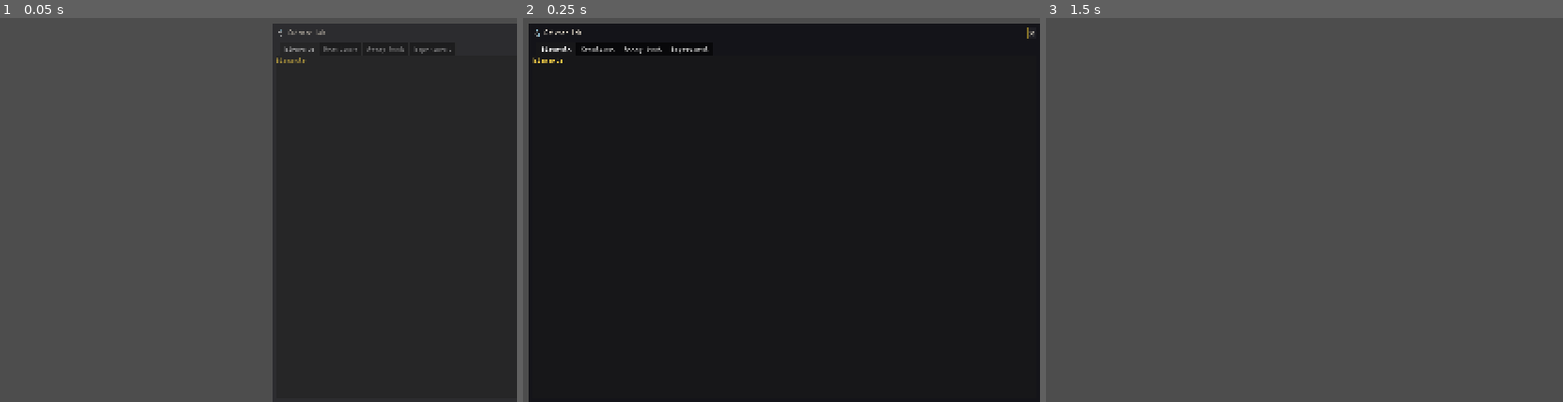
Above: before the commit, frames 1-3 (left to right).
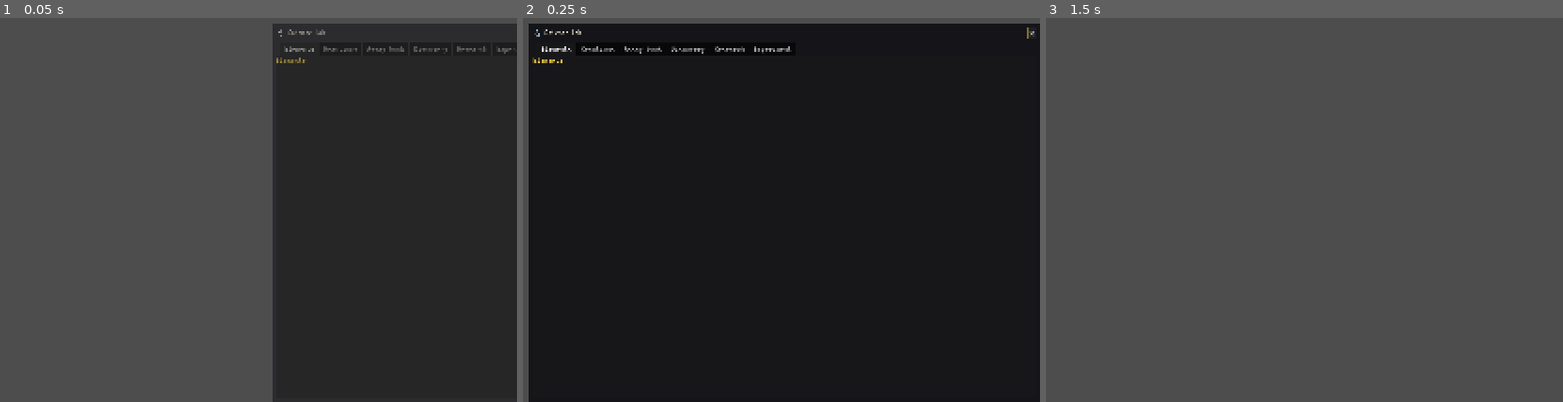
Above: after the commit, the same moments.

Repository: at6132/econ
Game: Godot game, scene res://scenes/panels/SciencePanel.tscn
Same seed, same stepped clock (60 frames per second), same inputs: the game is played once before the commit and once after it. This scene is started directly instead of the project's main scene.
Inputs (mouse positions are in pixels of both pictures, inside the frame that each line leads up to):
- Up to frame 1 (0.05 s): no input
- Up to frame 2 (0.25 s): no input
- Up to frame 3 (1.5 s): click "✕" at 0.5 s; tap Enter at 1.25 s; move the mouse to (1351, 167) at 1.27 s; hold W from 1.28 s (still down); tap K at 1.35 s; click (1351, 167) at 1.42 s

The runs differ from the first frame. In frame 1, 0.1% of the frame differs, in the area x 80-99%, y 7-10%; in frame 2, 0.2%, in the area x 28-52%, y 7-10%; in frame 3, nothing differs.

Commit message:
Add Godot Science panel tabs for research and discovery.
Wire research catalog, active projects, fabrication status, and discovery digest from the solo API into dedicated Research and Discovery tabs.

Co-authored-by: Cursor <cursoragent@cursor.com>

Diff:
--- a/realm_client/autoloads/API.gd
+++ b/realm_client/autoloads/API.gd
@@ -131,6 +131,52 @@
 
 func get_assay_book(cb: Callable, party: String = "player") -> void:
 	get_request("/assay/book?party=%s" % party.uri_encode(), cb)
+
+
+func get_research_catalog(cb: Callable, party: String = "player") -> void:
+	get_request("/research/catalog?party=%s" % party.uri_encode(), cb)
+
+
+func get_research_status(cb: Callable, party: String = "player") -> void:
+	get_request("/research/status?party=%s" % party.uri_encode(), cb)
+
+
+func start_research(node_id: String, cb: Callable, party: String = "player") -> void:
+	post_request(
+		"/research/start?party=%s&node_id=%s"
+		% [party.uri_encode(), node_id.uri_encode()],
+		{},
+		cb,
+	)
+
+
+func get_discovery_digest(cb: Callable, party: String = "player") -> void:
+	get_request("/discovery?party=%s" % party.uri_encode(), cb)
+
+
+func get_fabrication_status(cb: Callable, party: String = "player") -> void:
+	get_request("/fabrication/status?party=%s" % party.uri_encode(), cb)
+
+
+func get_buildable_recipes(cb: Callable, party: String = "player") -> void:
+	get_request("/fabrication/buildable-recipes?party=%s" % party.uri_encode(), cb)
+
+
+func set_workshop_focus(
+	plot_id: String,
+	recipe_id: String,
+	cb: Callable,
+	party: String = "player",
+) -> void:
+	post_request(
+		"/fabrication/workshop-focus",
+		{
+			"party": party,
+			"plot_id": plot_id,
+			"recipe_id": recipe_id,
+		},
+		cb,
+	)
 
 
 func deep_survey_plot(plot_id: String, cb: Callable, party: String = "player") -> void:
@@ -463,6 +509,14 @@
 	)
 
 
+func get_factory_machines(cb: Callable, party: String = "player") -> void:
+	get_request("/factory/machines?party=%s" % party.uri_encode(), cb)
+
+
+func design_custom_factory(body: Dictionary, cb: Callable) -> void:
+	post_request("/factory/design", body, cb)
+
+
 func validate_plot_schematic(plot_id: String, recipe_ids: Array, cb: Callable, party: String = "player") -> void:
 	post_request(
 		"/plots/%s/schematic/validate?party=%s" % [plot_id.uri_encode(), party.uri_encode()],
--- a/realm_client/autoloads/WorldState.gd
+++ b/realm_client/autoloads/WorldState.gd
@@ -105,6 +105,11 @@
 var recipes: Array = []
 var custom_recipes: Array = []
 var custom_materials: Array = [] # ``recipe_public_list()`` rows
+## From ``GET /world/player`` → ``discovery`` (capabilities, research, patents, custom authorship).
+var discovery_digest: Dictionary = {}
+var capability_ids: Array = []
+var max_blueprint_cells: int = 0
+var workshop_focuses: Dictionary = {}
 ## Server-backed production routing + warehouse replenish (``workflow_settings``).
 var workflow_settings: Dictionary = {}
 var building_catalog: Array = []
@@ -515,6 +520,14 @@
 	player_owned_reports = por if por is Array else []
 	var pa: Variant = data.get("price_alerts", [])
 	player_price_alerts = pa if pa is Array else []
+	var disc: Variant = data.get("discovery", {})
+	discovery_digest = disc if disc is Dictionary else {}
+	capability_ids = discovery_digest.get("capability_ids", [])
+	if capability_ids is not Array:
+		capability_ids = []
+	max_blueprint_cells = int(discovery_digest.get("max_blueprint_cells", 0))
+	var wfoc: Variant = discovery_digest.get("workshop_focuses", {})
+	workshop_focuses = wfoc if wfoc is Dictionary else {}
 	_update_time_from_tick()
 	player_updated.emit()
 	# DELIBERATELY does NOT emit world_updated — that signal triggers a
--- a/realm_client/scenes/panels/SciencePanel.gd
+++ b/realm_client/scenes/panels/SciencePanel.gd
@@ -10,6 +10,8 @@
 	_add_api_tab("Elements", func(cb): API.get_science_elements(cb))
 	_add_api_tab("Reactions", func(cb): API.get_science_reactions(cb))
 	add_tab(preload("res://scenes/panels/science/AssayBookTab.gd").new(), "Assay book")
+	add_tab(preload("res://scenes/panels/science/ScienceDiscoveryTab.gd").new(), "Discovery")
+	add_tab(preload("res://scenes/panels/science/ScienceResearchTab.gd").new(), "Research")
 	add_tab(preload("res://scenes/panels/science/ScienceExperimentTab.gd").new(), "Experiment")
 
 
--- /dev/null
+++ b/realm_client/scenes/panels/science/ScienceDiscoveryTab.gd
@@ -0,0 +1,66 @@
+extends VBoxContainer
+
+## Capabilities, patents, custom authorship, and research progress (open-ended progression).
+
+
+func _ready() -> void:
+	size_flags_vertical = Control.SIZE_EXPAND_FILL
+	var sc := PanelUI.make_scroll_list()
+	var list := PanelUI.list_inner(sc)
+	add_child(sc)
+	var hint := Label.new()
+	hint.autowrap_mode = TextServer.AUTOWRAP_WORD_SMART
+	hint.text = "Loading discovery…"
+	add_child(hint)
+	_refresh(list, hint)
+
+
+func _refresh(list: VBoxContainer, hint: Label) -> void:
+	API.get_discovery_digest(func(digest: Dictionary) -> void:
+		PanelUI.clear_children(list)
+		var caps: Array = digest.get("capabilities", [])
+		var cap_title := Label.new()
+		cap_title.text = "Capabilities"
+		cap_title.add_theme_color_override("font_color", RealmColors.ACCENT)
+		list.add_child(cap_title)
+		for row in caps:
+			if row is not Dictionary:
+				continue
+			var l := Label.new()
+			var unlocked: bool = bool(row.get("unlocked", false))
+			l.text = "%s %s" % ["✓" if unlocked else "○", str(row.get("label", row.get("id", "")))]
+			if not unlocked:
+				l.add_theme_color_override("font_color", Color(0.55, 0.55, 0.58))
+			l.autowrap_mode = TextServer.AUTOWRAP_WORD_SMART
+			list.add_child(l)
+		var patents: Array = digest.get("patents", [])
+		if not patents.is_empty():
+			var pt := Label.new()
+			pt.text = "Patents: %s" % ", ".join(patents.map(func(p): return str(p)))
+			pt.autowrap_mode = TextServer.AUTOWRAP_WORD_SMART
+			list.add_child(pt)
+		var research: Dictionary = digest.get("research", {})
+		var completed: Array = research.get("completed", [])
+		if not completed.is_empty():
+			var rt := Label.new()
+			rt.text = "Research completed: %s" % ", ".join(completed.map(func(n): return str(n)))
+			rt.autowrap_mode = TextServer.AUTOWRAP_WORD_SMART
+			list.add_child(rt)
+		var active: Variant = research.get("active")
+		if active is Dictionary and not active.is_empty():
+			var al := Label.new()
+			al.text = "In progress: %s (%s days)" % [str(active.get("node_id", "")), str(active.get("progress_days", 0))]
+			list.add_child(al)
+		var customs: Array = digest.get("custom_recipes", [])
+		if not customs.is_empty():
+			var cr := Label.new()
+			cr.text = "Your custom recipes: %d" % customs.size()
+			list.add_child(cr)
+		var bps: Array = digest.get("blueprints_authored", [])
+		if not bps.is_empty():
+			var bl := Label.new()
+			bl.text = "Your blueprints: %d" % bps.size()
+			list.add_child(bl)
+		var buildable_n := (digest.get("buildable_recipe_ids", []) as Array).size()
+		hint.text = "Max custom facility size: %d cells · Buildable recipes: %d" % [int(digest.get("max_blueprint_cells", 0)), buildable_n]
+	)
--- /dev/null
+++ b/realm_client/scenes/panels/science/ScienceResearchTab.gd
@@ -0,0 +1,59 @@
+extends VBoxContainer
+
+## Technology tree — start research when a lab exists anywhere on your deeds.
+
+
+func _ready() -> void:
+	size_flags_vertical = Control.SIZE_EXPAND_FILL
+	var row := HBoxContainer.new()
+	var node_opt := OptionButton.new()
+	node_opt.size_flags_horizontal = Control.SIZE_EXPAND_FILL
+	row.add_child(node_opt)
+	var start_btn := Button.new()
+	start_btn.text = "Start research"
+	start_btn.pressed.connect(func() -> void:
+		if node_opt.selected < 0:
+			return
+		var nid: String = str(node_opt.get_item_metadata(node_opt.selected))
+		API.start_research(nid, func(data: Dictionary) -> void:
+			if bool(data.get("ok", false)):
+				MainFeedback.toast("Research started: %s" % nid)
+				_load_catalog(node_opt)
+			else:
+				MainFeedback.toast(str(data.get("reason", "Failed")), true)
+		)
+	)
+	row.add_child(start_btn)
+	add_child(row)
+	var status_lbl := Label.new()
+	status_lbl.autowrap_mode = TextServer.AUTOWRAP_WORD_SMART
+	add_child(status_lbl)
+	var sc := PanelUI.make_scroll_list()
+	var list := PanelUI.list_inner(sc)
+	add_child(sc)
+	_load_catalog(node_opt)
+	API.get_research_status(func(st: Dictionary) -> void:
+		var active: Variant = st.get("active")
+		if active is Dictionary and not active.is_empty():
+			status_lbl.text = "Active: %s — %.1f / %s days" % [str(active.get("node_id", "")), float(active.get("progress_days", 0)), str(active.get("research_cost_days", "?"))]
+		else:
+			status_lbl.text = "No active research project"
+	)
+
+
+func _load_catalog(node_opt: OptionButton) -> void:
+	API.get_research_catalog(func(cat: Dictionary) -> void:
+		node_opt.clear()
+		var nodes: Dictionary = cat.get("nodes", {})
+		for nid in nodes.keys():
+			var spec: Dictionary = nodes[nid] if nodes[nid] is Dictionary else {}
+			if not bool(spec.get("can_start", false)):
+				continue
+			var label: String = str(nid).replace("_", " ")
+			node_opt.add_item(label)
+			node_opt.set_item_metadata(node_opt.item_count - 1, nid)
+		if node_opt.item_count == 0:
+			node_opt.add_item("(none available)")
+		if not bool(cat.get("has_research_lab", false)):
+			MainFeedback.toast("Build a research lab to start projects")
+	)
Not shown, added: realm_client/scenes/panels/science/ScienceDiscoveryTab.gd.uid
Not shown, added: realm_client/scenes/panels/science/ScienceResearchTab.gd.uid
